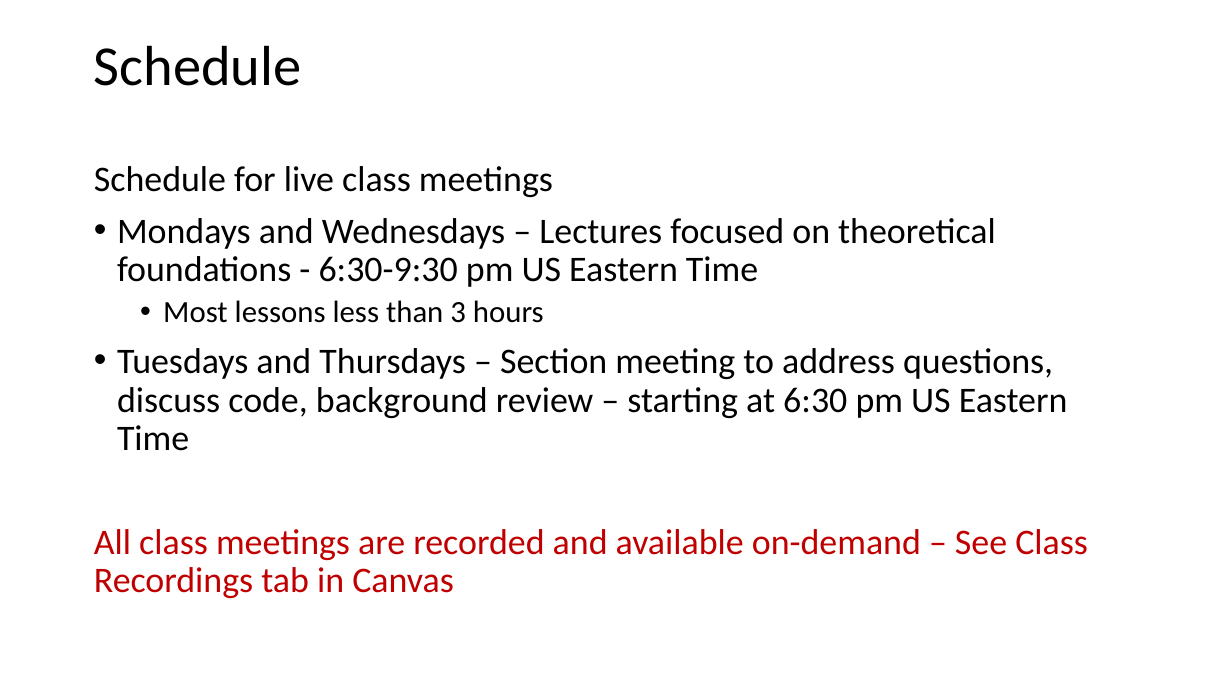
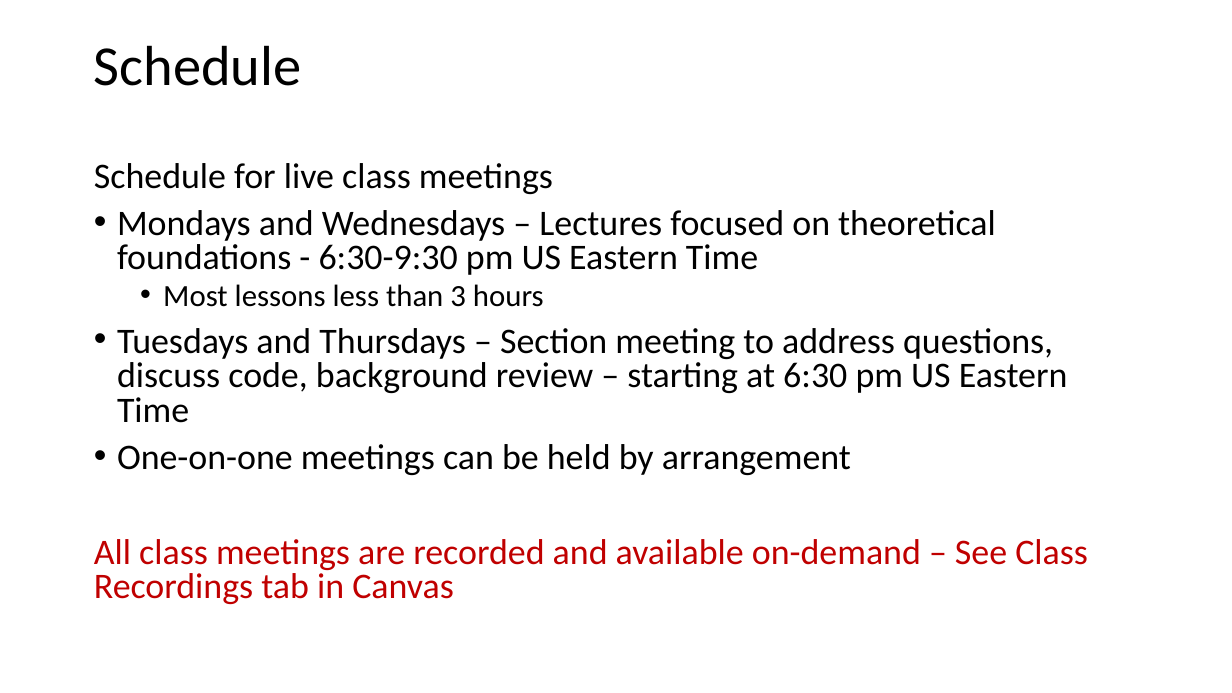
Before and after one commit to tenevian/Harvard-SSP-Data-Mining, a slide deck: slide 16 of slides/1_Introduction.pptx (slide 15 before the commit). Drawn at 1232x693 pixels with LibreOffice and Linux fonts; fonts in the diff are those of the drawing. Boxes give left, top, right and bottom in pixels: in the first picture for what was removed or moved away, otherwise in the second. Text is boxed around its words. In the diff, an @@ line names an element or a change of style, - is before the commit and + after.

```diff
--- a/slides/1_Introduction.pptx
+++ b/slides/1_Introduction.pptx
@@ text at <box>94,163,1088,604</box>: line spacing 0.9 to 0.8 @@
@@ text at <box>117,444,851,475</box>: paragraph added @@
+• One-on-one meetings can be held by arrangement
```
Also in this commit, not shown: 4 other slides changed, 1 slide added.
